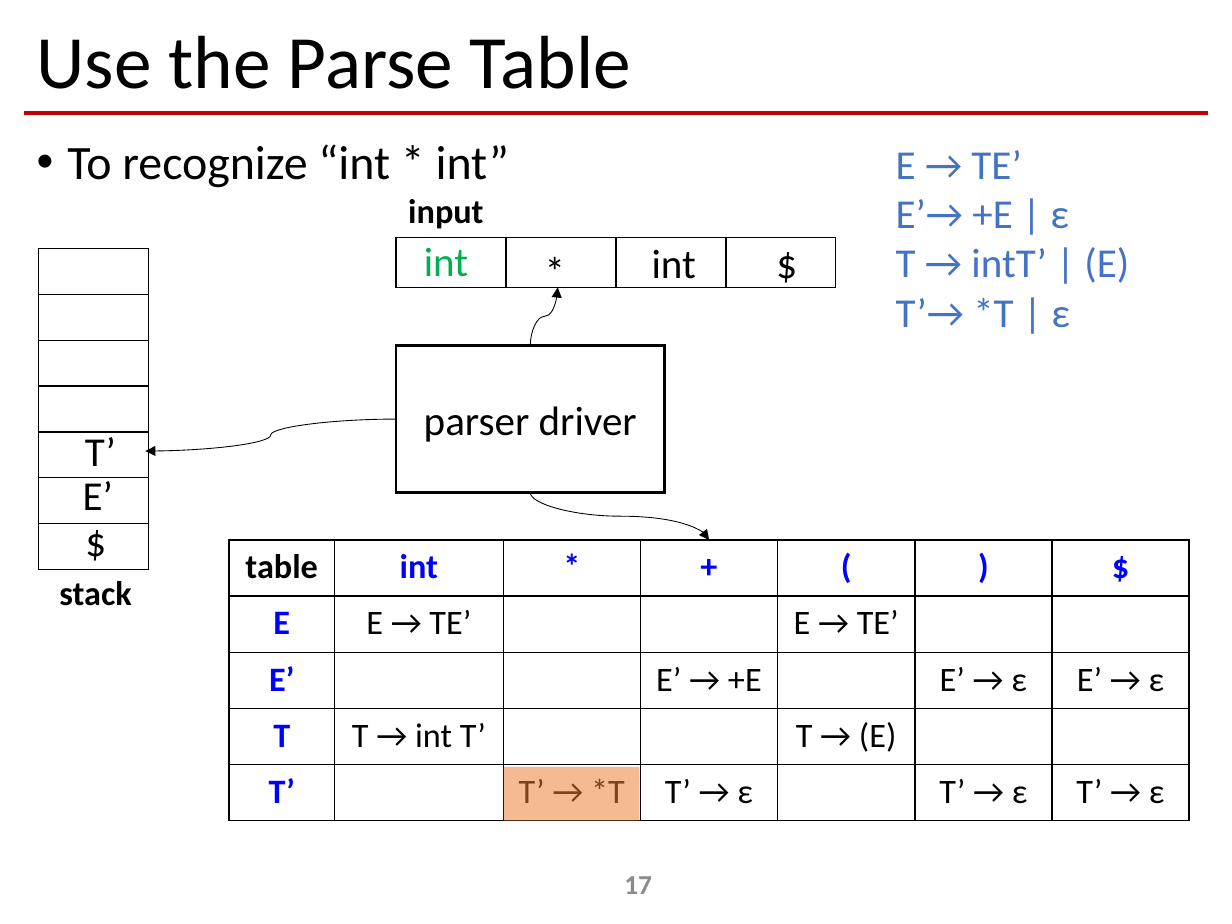
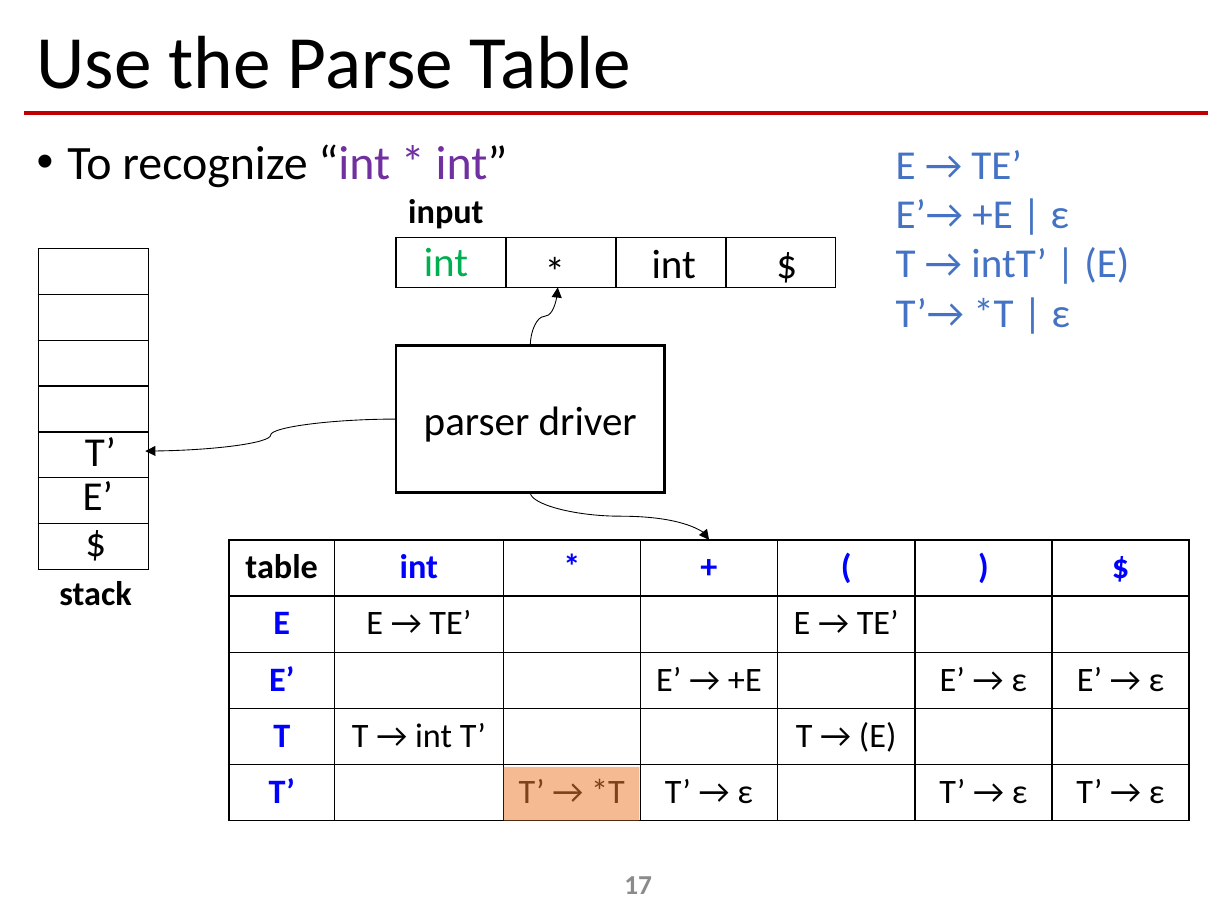
Before and after one commit to xianweiz/xianweiz.github.io, a slide deck: slide 17 of teach/dcs290/slides-22/lec_7.pptx. Drawn at 1232x924 pixels with LibreOffice and Linux fonts; fonts in the diff are those of the drawing; background and template pictures are left out. Boxes give left, top, right and bottom in pixels: in the first picture for what was removed or moved away, otherwise in the second. Text is boxed around its words. In the diff, an @@ line names an element or a change of style, - is before the commit and + after.

```diff
--- a/teach/dcs290/slides-22/lec_7.pptx
+++ b/teach/dcs290/slides-22/lec_7.pptx
@@ text "To recognize “int * int”" at [67,144,508,188]: text colour #000000 to #7030A0 in "“int * int”" @@
```
Also in this commit, not shown: 9 other slides changed, 1 other file.
